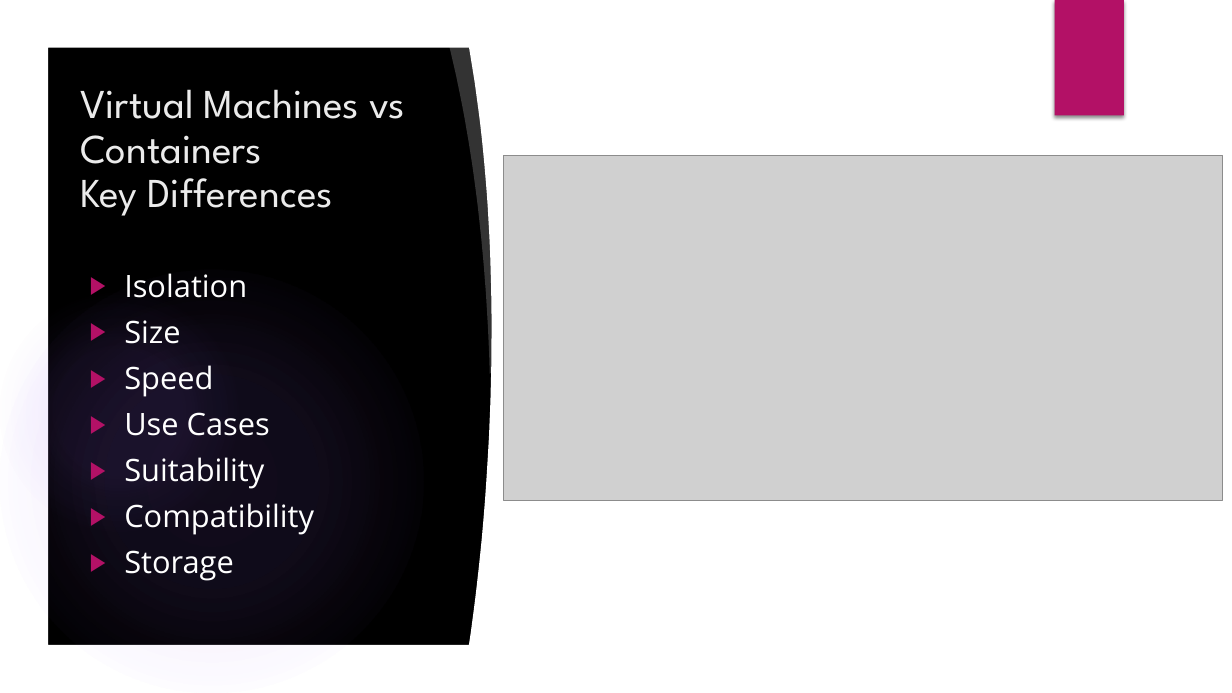
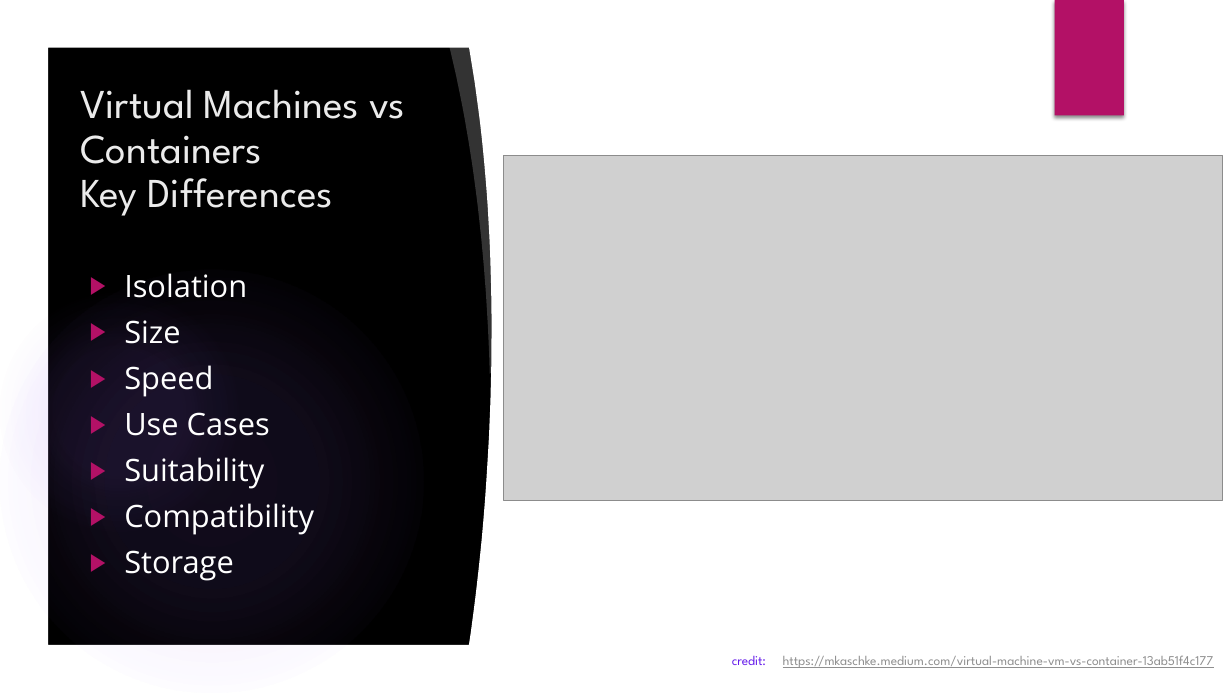
Before and after one commit to vguhesan/devnotes-virtualbox, a slide deck: slide 6 of VirtualBox-for-local-development-v1.pptx. Drawn at 1232x693 pixels with LibreOffice and Linux fonts; fonts in the diff are those of the drawing; grey boxes stand for pictures; background and template pictures are left out. Boxes give left, top, right and bottom in pixels: in the first picture for what was removed or moved away, otherwise in the second. Text is boxed around its words. In the diff, an @@ line names an element or a change of style, - is before the commit and + after.

Commit message:
revised slide deck

```diff
--- a/VirtualBox-for-local-development-v1.pptx
+++ b/VirtualBox-for-local-development-v1.pptx
@@ text added at (732,656,1214,668), 10.5 pt, text #8F8F8F, underline @@
+credit: https://mkaschke.medium.com/virtual-machine-vm-vs-container-13ab51f4c177
```
Also in this commit, not shown: 1 other file.
